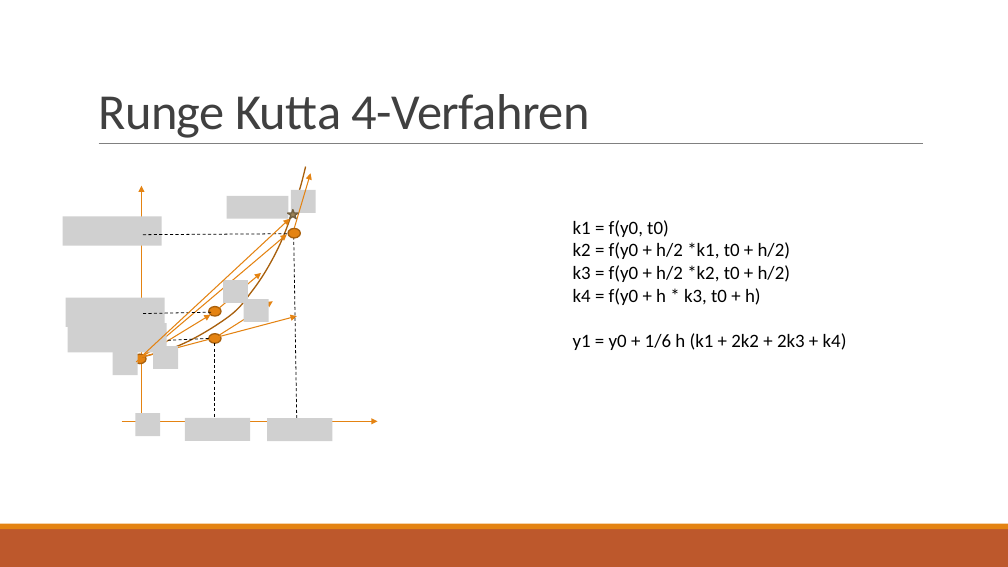
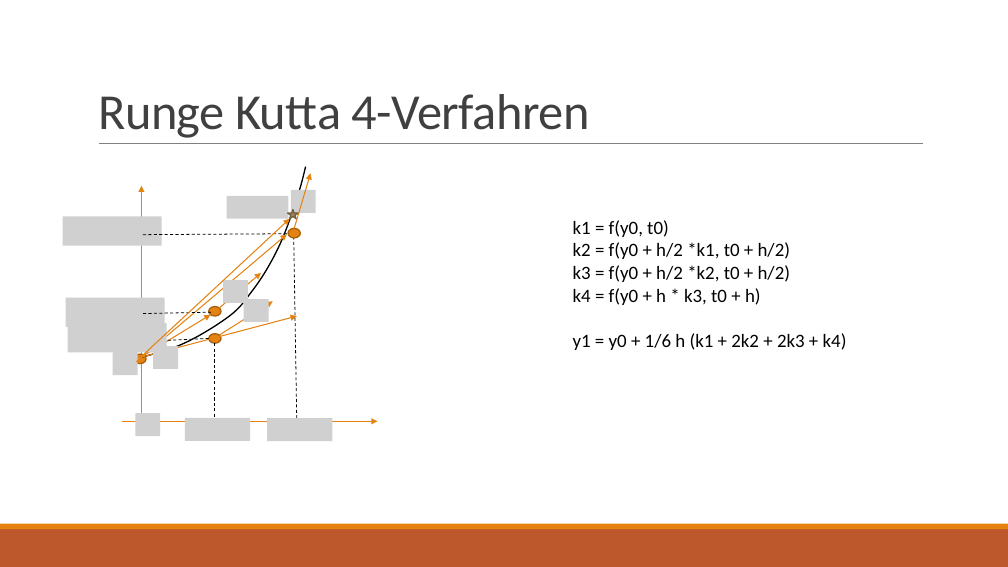
Before and after one commit to Voxen4/Planetarium, a slide deck: slide 23 of Simulation des Sonnensytem.pptx (slide 22 before the commit). Drawn at 1008x567 pixels with LibreOffice and Linux fonts; fonts in the diff are those of the drawing; grey boxes stand for pictures. Boxes give left, top, right and bottom in pixels: in the first picture for what was removed or moved away, otherwise in the second. Text is boxed around its words. In the diff, an @@ line names an element or a change of style, - is before the commit and + after.

```diff
--- a/Simulation des Sonnensytem.pptx
+++ b/Simulation des Sonnensytem.pptx
@@ freeform shape at (141, 166, 306, 357): outline #A9610D 1.25 pt to #000000 1.25 pt @@
```
Also in this commit, not shown: 1 other slide changed, 3 slides added, 1 slide removed.
